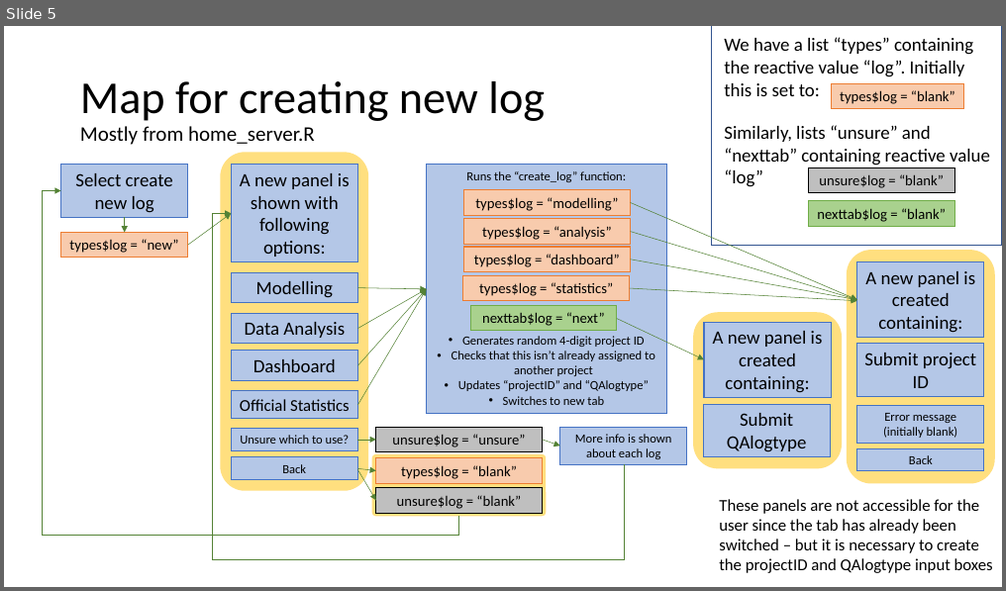
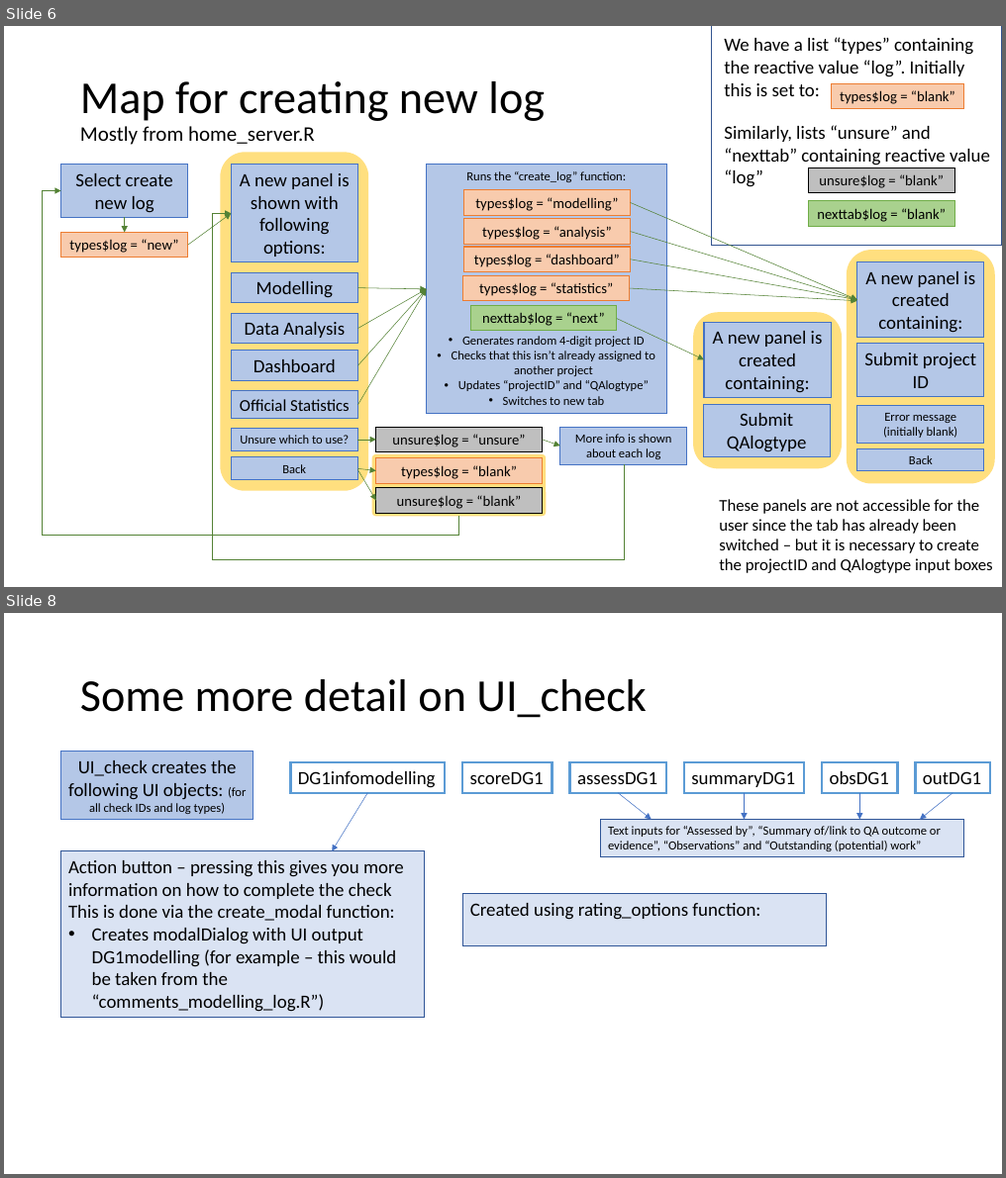
Before and after one commit to tmorley1/qa_log_app, a slide deck: QA log app - behind the code.pptx. Shown one above the other, each under a label of ours: slide 5 before the commit, slides 6 and 8 after it; the slides between them are not shown. The pictures are 1006x591 and 1006x1178 pixels, drawn with LibreOffice and Linux fonts; fonts in the diff are those of the drawing. Boxes give left, top, right and bottom in pixels: in the first picture for what was removed or moved away, otherwise in the second. Text is boxed around its words. In the diff, an @@ line names an element or a change of style, - is before the commit and + after.

```diff
--- a/QA log app - behind the code.pptx
+++ b/QA log app - behind the code.pptx
@@ slide 8 added at (x1=4, y1=613, x2=1002, y2=1174), background #FFFFFF @@
@@ title added at (x1=80, y1=679, x2=646, y2=718), 44 pt, text #000000 @@
+Some more detail on UI_check
@@ rectangle added at (x1=60, y1=752, x2=253, y2=820), fill #B4C7E7, outline #4472C4 1 pt, 18 pt, text #000000 @@
+UI_check creates the following UI objects: (for all check IDs and log types)
@@ rectangle added at (x1=291, y1=762, x2=445, y2=792), fill #FFFFFF, outline #5B9BD5 2.25 pt, 18 pt, text #000000 @@
+DG1infomodelling
@@ rectangle added at (x1=463, y1=762, x2=552, y2=792), fill #FFFFFF, outline #5B9BD5 2.25 pt, 18 pt, text #000000 @@
+scoreDG1
@@ rectangle added at (x1=570, y1=762, x2=666, y2=792), fill #FFFFFF, outline #5B9BD5 2.25 pt, 18 pt, text #000000 @@
+assessDG1
@@ rectangle added at (x1=684, y1=762, x2=804, y2=792), fill #FFFFFF, outline #5B9BD5 2.25 pt, 18 pt, text #000000 @@
+summaryDG1
@@ rectangle added at (x1=823, y1=762, x2=898, y2=792), fill #FFFFFF, outline #5B9BD5 2.25 pt, 18 pt, text #000000 @@
+obsDG1
@@ rectangle added at (x1=916, y1=762, x2=991, y2=792), fill #FFFFFF, outline #5B9BD5 2.25 pt, 18 pt, text #000000 @@
+outDG1
@@ arrow added from (368, 792) to (332, 851), #4472C4 0.5 pt @@
@@ rectangle added at (x1=601, y1=820, x2=963, y2=858), fill #DAE3F3, outline #2F5597 0.75 pt, 12 pt, text #000000 @@
+Text inputs for “Assessed by”, “Summary of/link to QA outcome or evidence”, “Observations” and “Outstanding (potential) work”
@@ arrow added from (618, 792) to (651, 820), #4472C4 0.5 pt @@
@@ arrow added from (745, 792) to (745, 820), #4472C4 0.5 pt @@
@@ arrow added from (859, 792) to (859, 820), #4472C4 0.5 pt @@
@@ arrow added from (953, 792) to (921, 820), #4472C4 0.5 pt @@
@@ rectangle added at (x1=60, y1=851, x2=424, y2=1017), fill #DAE3F3, outline #2F5597 0.75 pt, 18 pt, text #000000 @@
+Action button – pressing this gives you more information on how to complete the check
+This is done via the create_modal function:
+• Creates modalDialog with UI output DG1modelling (for example – this would be taken from the “comments_modelling_log.R”)
@@ rectangle added at (x1=463, y1=894, x2=826, y2=947), fill #DAE3F3, outline #2F5597 0.75 pt, 18 pt, text #000000 @@
+Created using rating_options function:
@@ what was slide 5 is now slide 6 @@
```
Also in this commit, not shown: 1 slide changed, 2 other slides added, 3 other files.
